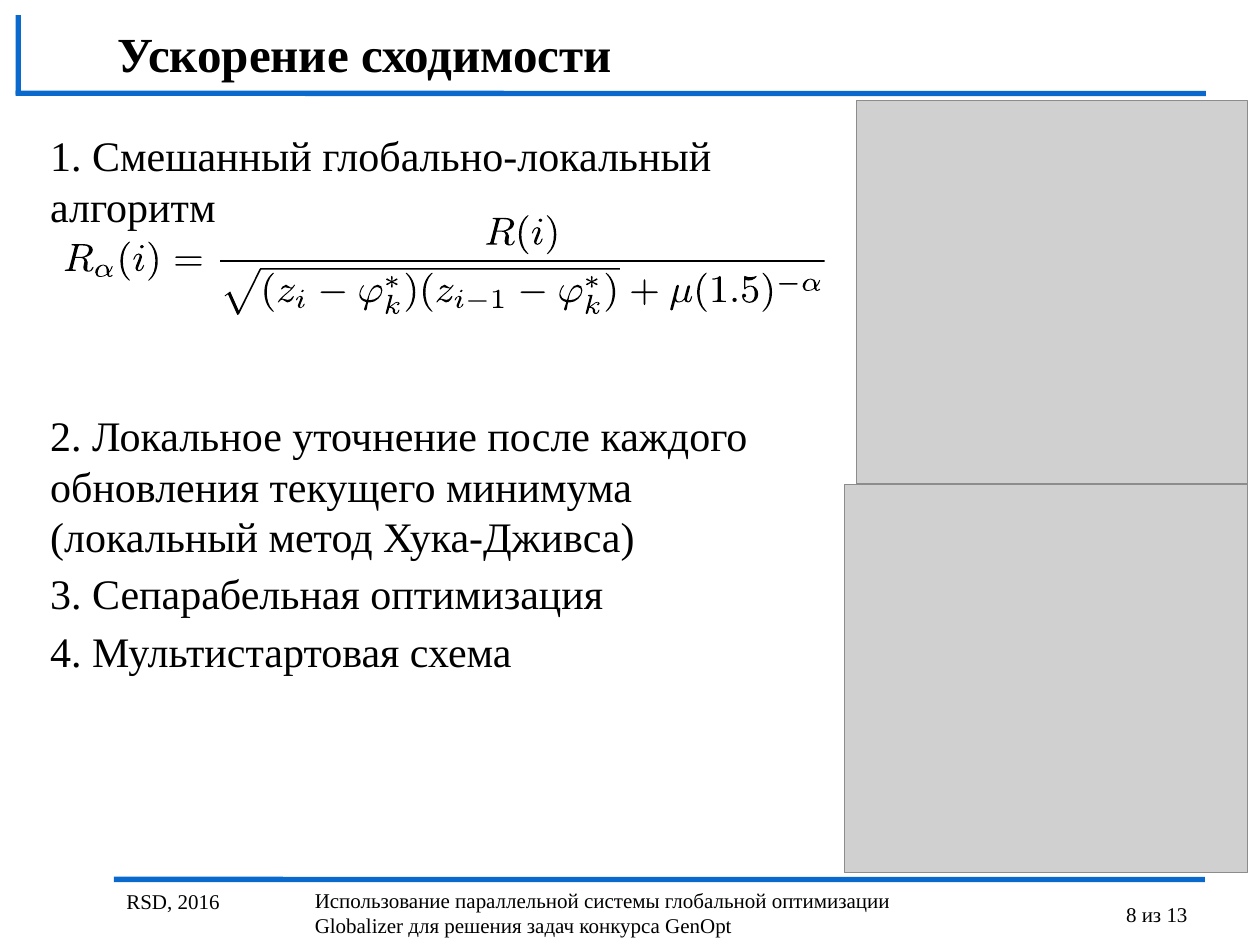
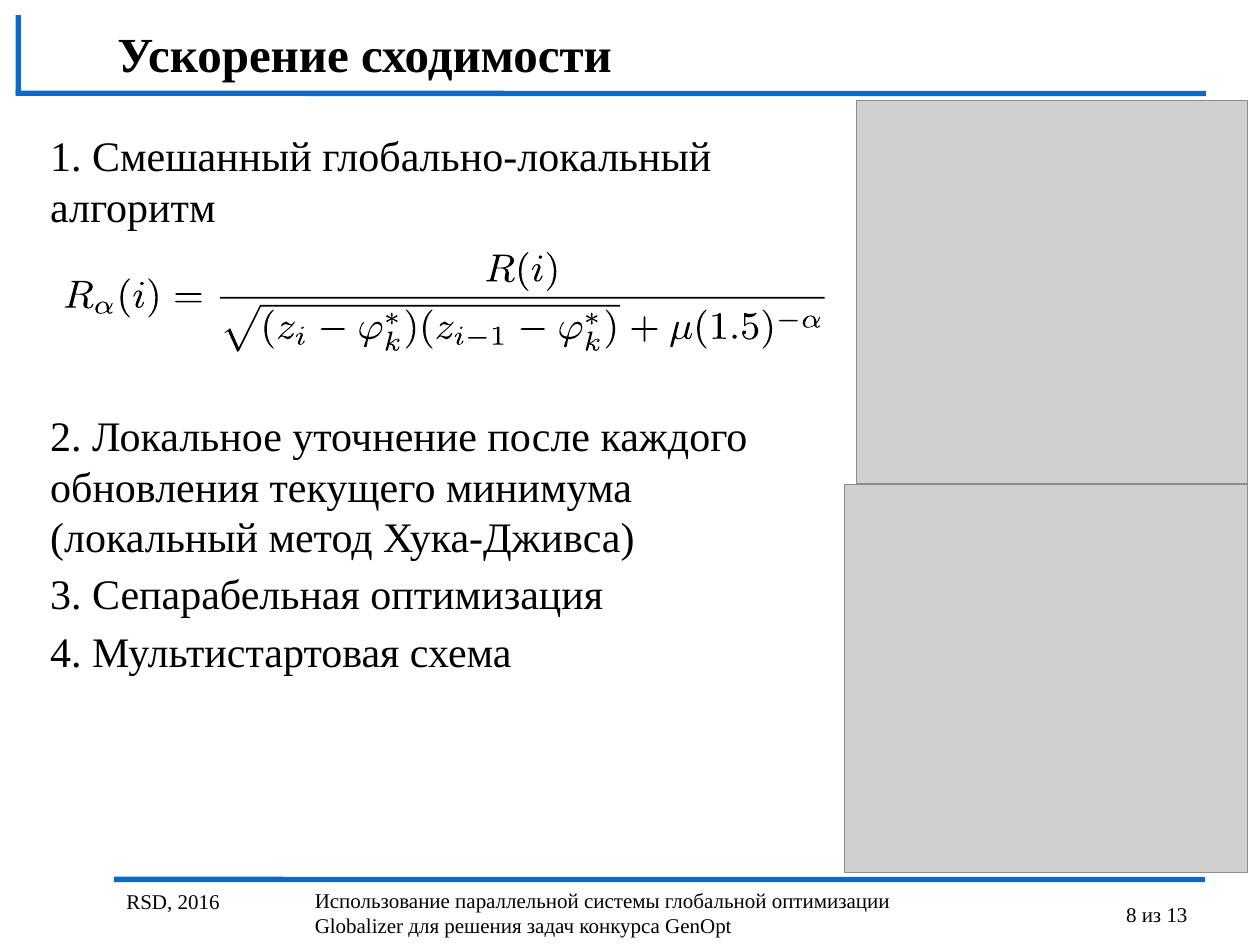
Before and after one commit to kabarkalov/GlobOptPapers, a slide deck: slide 8 of 2016/RSD/RSD_Sovrasov.odp. Drawn at 1260x945 pixels with LibreOffice and Linux fonts; fonts in the diff are those of the drawing; grey boxes stand for pictures; background and template pictures are left out. Boxes give left, top, right and bottom in pixels: in the first picture for what was removed or moved away, otherwise in the second. Text is boxed around its words. In the diff, an @@ line names an element or a change of style, - is before the commit and + after.

```diff
--- a/2016/RSD/RSD_Sovrasov.odp
+++ b/2016/RSD/RSD_Sovrasov.odp
@@ 9 freeform shapes: place and size @@
-9 freeform shapes at [134,244,772,311]
+9 freeform shapes at [134,282,772,349]
@@ 31 freeform shapes: place and size @@
-31 freeform shapes at [64,215,825,315]
+31 freeform shapes at [64,252,825,352]
```
Also in this commit, not shown: 3 other slides changed, 1 other file.
